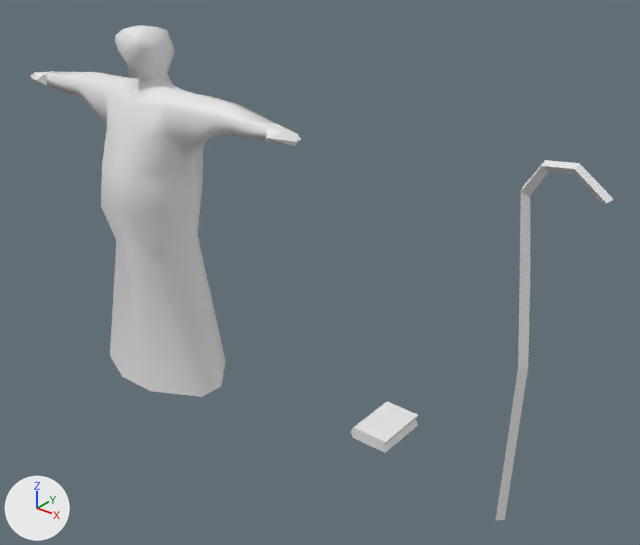
Renders of the Blender file 3DModels/BlendFiles/moine.blend from each side of a commit.
One viewpoint serves both versions: a 50 mm lens placed at (21.1, -17.8, 16.9), pointed at (6.0, 1.0, 5.1). The lights are fixed; the arrows at lower left show +X, +Y and +Z.

The older version as bpy lines, for what is in view:
```python
me_cube = bpy.data.meshes.new('Cube')
me_cube.from_pydata(...)  # 171 vertices, 204 faces; spans x -9.9..24.1, y -2.7..3.5, z -15.6..3.9
ob_cube = bpy.data.objects.new('Cube', me_cube)
ob_cube.location = (0.01, 0.0, 9.56)
ob_cube.scale = (0.612, 0.612, 0.612)
```
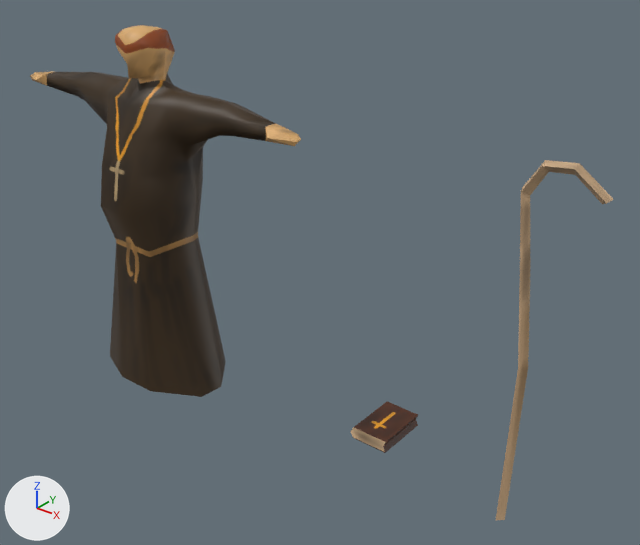
Changed parts and their boxes (x1, y1, x2, y2) in the pictures (640 x 545 px):
'Cube', recoloured (grey to brown): (30, 25, 613, 520) in both

The change, as a list of edits to the scene's bpy script:
```text
Add img_moine_png:
    img_moine_png = load_image('moine.png', '../../Textures/moine.png', 1024, 1024, 'sRGB')
Add mat_moine_png:
    mat_moine_png = principled_material('moine.png')
    mat_moine_png.texture = img_moine_png
Change me_cube:
    where me_cube.from_pydata(...)  # 171 vertices, 204 faces; spans x -9.9..24.1, y -2.7..3.5, z -15.6..3.9
    add me_cube.materials.append(mat_moine_png)  # picture img_moine_png
```
